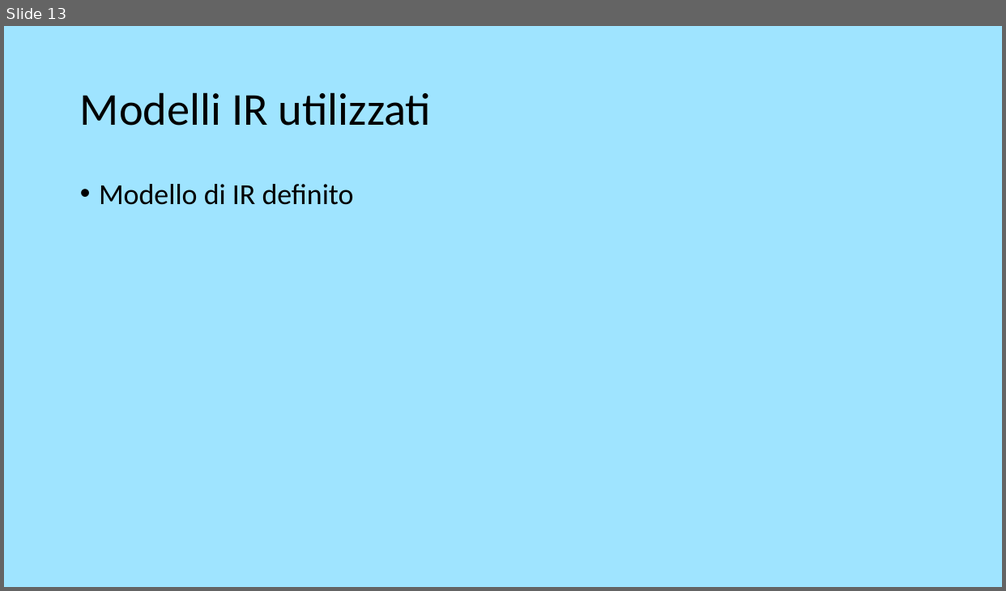
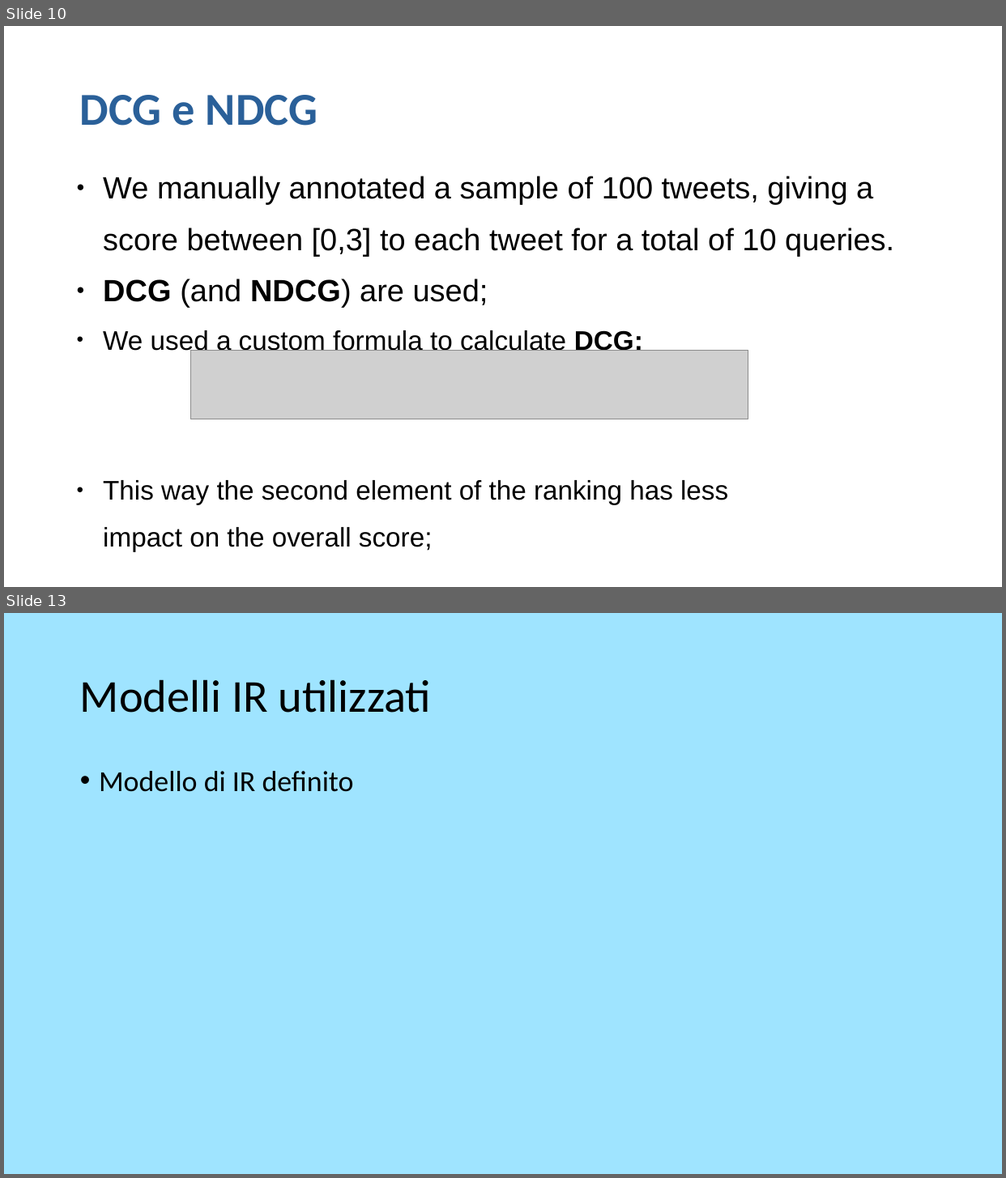
Before and after one commit to theElandor/Progetto3.0, a slide deck: 1PresentazioneGI.odp. Shown one above the other, each under a label of ours: slide 13 before the commit, slides 10 and 13 after it; the slides between them are not shown. The pictures are 1006x591 and 1006x1178 pixels, drawn with LibreOffice and Linux fonts; fonts in the diff are those of the drawing; grey boxes stand for pictures. Boxes give left, top, right and bottom in pixels: in the first picture for what was removed or moved away, otherwise in the second. Text is boxed around its words. In the diff, an @@ line names an element or a change of style, - is before the commit and + after.

```diff
--- a/1PresentazioneGI.odp
+++ b/1PresentazioneGI.odp
@@ slide 10 added at box(4, 26, 1002, 587), background #FFFFFF @@
@@ title added at box(80, 95, 317, 126), 44 pt, text #2A6099, bold @@
+DCG e NDCG
@@ text added at box(103, 176, 894, 506), 29.6 pt, text #000000 @@
+● We manually annotated a sample of 100 tweets, giving a
+score between [0,3] to each tweet for a total of 10 queries.
+● DCG (and NDCG) are used;
+● We used a custom formula to calculate DCG;
+● This way the second element of the ranking has less
+impact on the overall score;
@@ picture added at box(191, 350, 749, 419) @@
```
Also in this commit, not shown: 1 slide changed, 10 other slides added, 14 slides removed, 13 other files.
